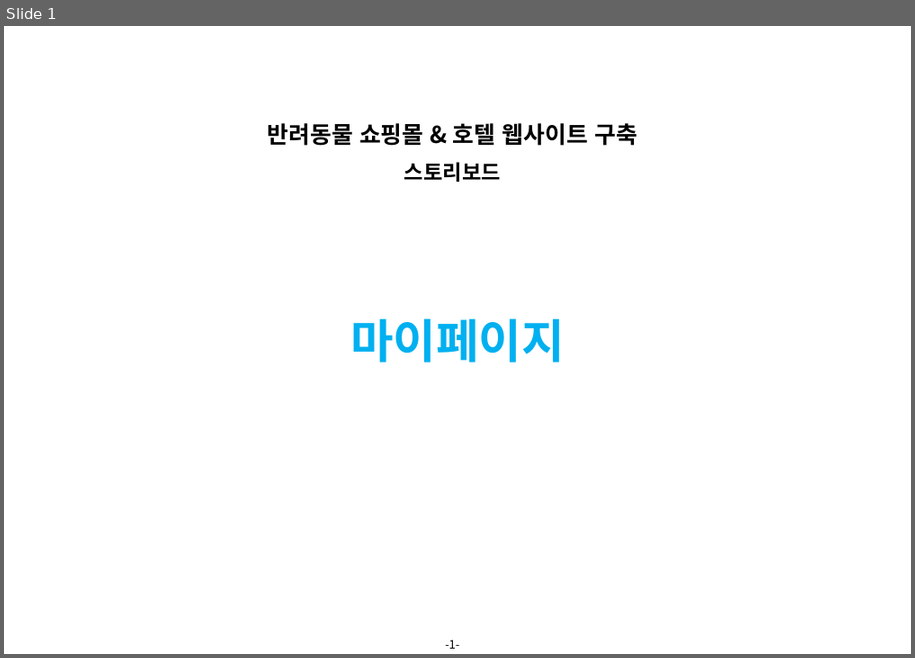
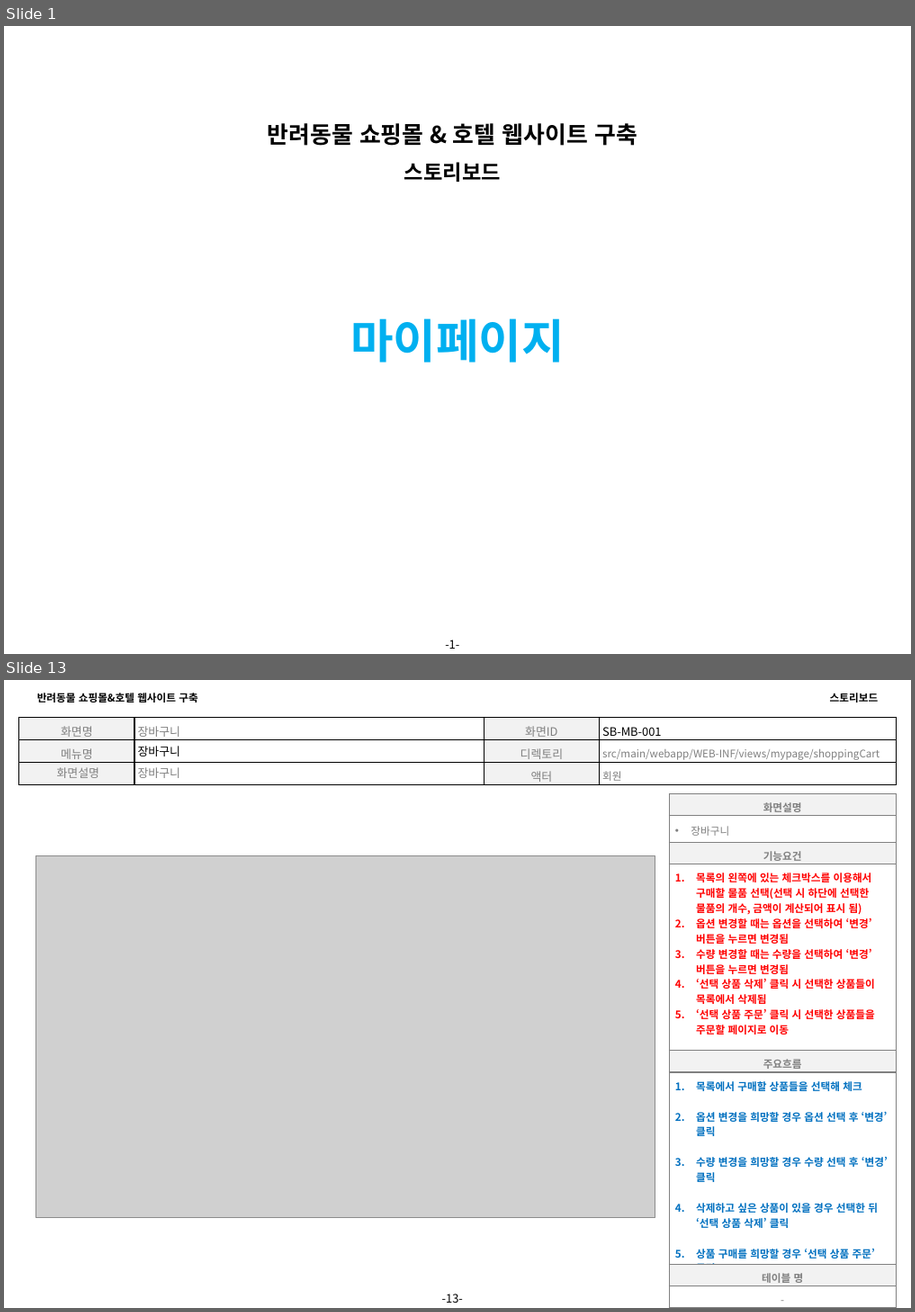
Before and after one commit to 94jinwoo/Companion, a slide deck: Companion.스토리보드.VER.0.1(마이페이지).pptx. Shown one above the other, each under a label of ours: slide 1 before the commit, slides 1 and 13 after it; the slides between them are not shown. The pictures are 915x658 and 915x1312 pixels, drawn with LibreOffice and Linux fonts; fonts in the diff are those of the drawing; grey boxes stand for pictures; background and template pictures are left out. Boxes give left, top, right and bottom in pixels: in the first picture for what was removed or moved away, otherwise in the second. Text is boxed around its words. In the diff, an @@ line names an element or a change of style, - is before the commit and + after.

Commit message:
스토리보드 마이페이지

```diff
--- a/Companion.스토리보드.VER.0.1(마이페이지).pptx
+++ b/Companion.스토리보드.VER.0.1(마이페이지).pptx
@@ slide 13 added at [4,680,911,1308], background #FFFFFF; not listed: 1 template element that a slide beside it also shows @@
@@ text added at [37,693,198,702], 9 pt, text #000000, bold @@
+반려동물 쇼핑몰&호텔 웹사이트 구축
@@ text added at [830,693,879,702], 9 pt, text #000000, bold @@
+스토리보드
@@ table added at [19,717,896,789], 3 rows, 4 columns @@
+화면명 | 장바구니 | 화면ID | SB-MB-001
+메뉴명 | 장바구니 | 디렉토리 | src/main/webapp/WEB-INF/views/mypage/shoppingCart
+화면설명 | 장바구니 | 액터 | 회원
@@ table added at [669,794,896,1272], 6 rows, 1 columns @@
+화면설명
+장바구니
+기능요건
+목록의 왼쪽에 있는 체크박스를 이용해서 구매할 물품 선택(선택 시 하단에 선택한 물품의 개수, 금액이 계산되어 표시 됨) / 옵션 변경할 때는 옵션을 선택하여 ‘변경’ 버튼을 누르면 변경됨 / 수량 변경할 때는 수량을 선택하여 ‘변경’ 버튼을 누르면 변경됨 / ‘선택 상품 삭제’ 클릭 시 선택한 상품들이 목록에서 삭제됨 / ‘선택 상품 주문’ 클릭 시 선택한 상품들을 주문할 페이지로 이동
+주요흐름
+목록에서 구매할 상품들을 선택해 체크 / 옵션 변경을 희망할 경우 옵션 선택 후 ‘변경’ 클릭 / 수량 변경을 희망할 경우 수량 선택 후 ‘변경’ 클릭 / 삭제하고 싶은 상품이 있을 경우 선택한 뒤 ‘선택 상품 삭제’ 클릭 / 상품 구매를 희망할 경우 ‘선택 상품 주문’ 클릭
@@ picture added at [36,856,656,1218] @@
@@ table added at [669,1265,896,1308], 2 rows, 1 columns @@
+테이블 명
+-
```
Also in this commit, not shown: 3 slides changed, 13 other slides added, 6 slides removed.
